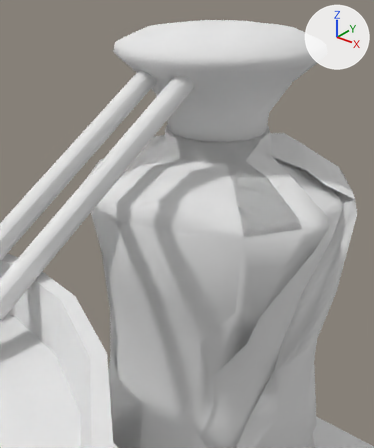
One commit to the Blender file Still/AssetBundle/pontikkakeitin.blend: the scene before it, then after it.
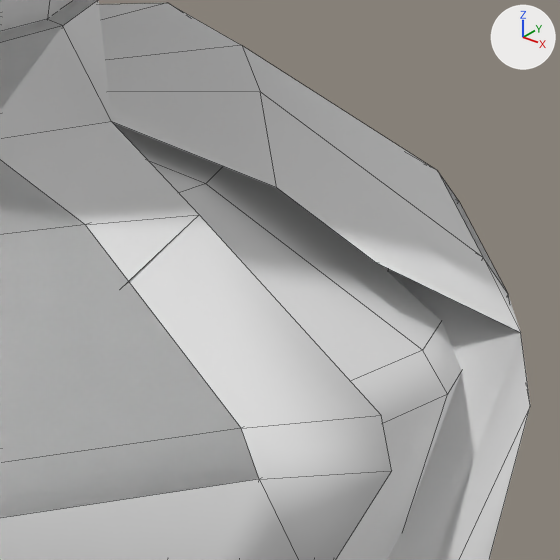
There are two pictures of each version: one from a 50 mm lens placed at (2.171, -3.071, 4.723), pointed at (0.198, -0.605, 3.194), one close up on the part from 67% to 97% of the width and 30% to 55% of the height. Every picture has the same lights, and +X, +Y and +Z are marked at upper right. The close-ups show mesh edges as thin lines.

Names of what the first close-up shows: 'Boiler', 'BoilerBroken', 'Hat'.
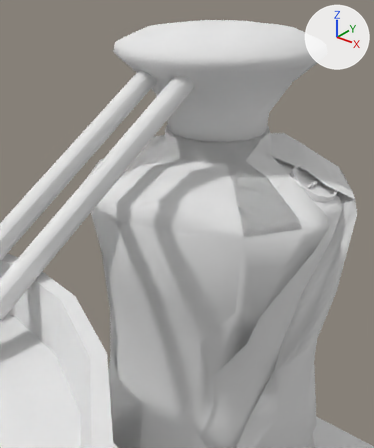
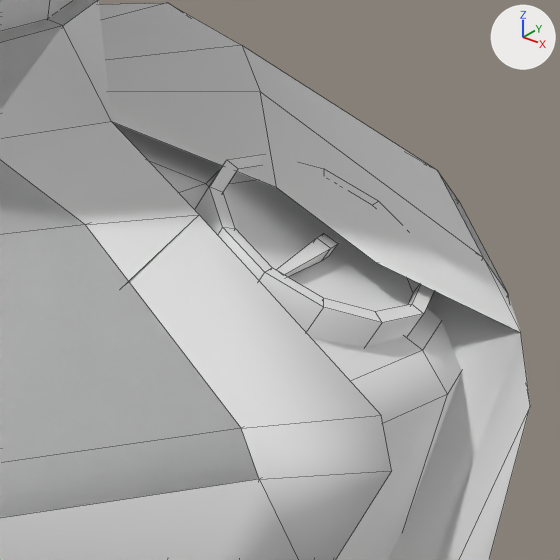
Edits to the scene script, one JSON object a line:
```json
{"op": "add", "block": "me_cylinder_002", "code": ["me_cylinder_002 = bpy.data.meshes.new('Cylinder.002')", "me_cylinder_002.from_pydata(...)  # 48 vertices, 37 faces; spans x -0.171..0.171, y -0.171..0.171, z -0.054..0.054", "me_cylinder_002.materials.append(mat_boilertexture)  # its picture is missing"]}
{"op": "add", "block": "me_cube", "code": ["me_cube = bpy.data.meshes.new('Cube')", "me_cube.from_pydata([(-0.006, -0.1312, -0.0057), (-0.0056, -0.1312, 0.0053), (-0.0125, -0.0096, -0.0118), (-0.0116, -0.0096, 0.011), (0.0056, -0.1312, -0.0053), (0.006, -0.1312, 0.0057), (0.0116, -0.0096, -0.011), (0.0125, -0.0096, 0.0118), (-0.0116, 0.0123, 0.011), (-0.0125, 0.0123, -0.0118), (0.0116, 0.0123, -0.011), (0.0125, 0.0123, 0.0118)], [], [(0, 1, 3, 2), (7, 6, 10, 11), (6, 7, 5, 4), (4, 5, 1, 0), (2, 6, 4, 0), (7, 3, 1, 5), (9, 8, 11, 10), (6, 2, 9, 10), (3, 7, 11, 8), (2, 3, 8, 9)])", "me_cube.materials.append(mat_boilertexture)  # its picture is missing"]}
{"op": "add", "block": "ob_tempgauge", "code": ["ob_tempgauge = bpy.data.objects.new('TempGauge', me_cylinder_002)", "ob_tempgauge.location = (0.784, 0.008, 3.426)", "ob_tempgauge.rotation_euler = (0.0, 0.451, 0.0)  # degrees (0, 26, 0)"]}
{"op": "add", "block": "ob_tempgaugeneedle", "code": ["ob_tempgaugeneedle = bpy.data.objects.new('TempGaugeNeedle', me_cube)", "ob_tempgaugeneedle.location = (0.808, 0.008, 3.457)", "ob_tempgaugeneedle.rotation_euler = (0.0, 0.451, 0.0)  # degrees (0, 26, 0)"]}
```

Boxes (x1, y1, x2, y2) around the edits, measured in the close-ups (560 x 560 px):
```json
{"object": "TempGauge", "change": "added", "after": [195, 154, 434, 348]}
{"object": "TempGaugeNeedle", "change": "added", "after": [277, 234, 338, 277]}
```
